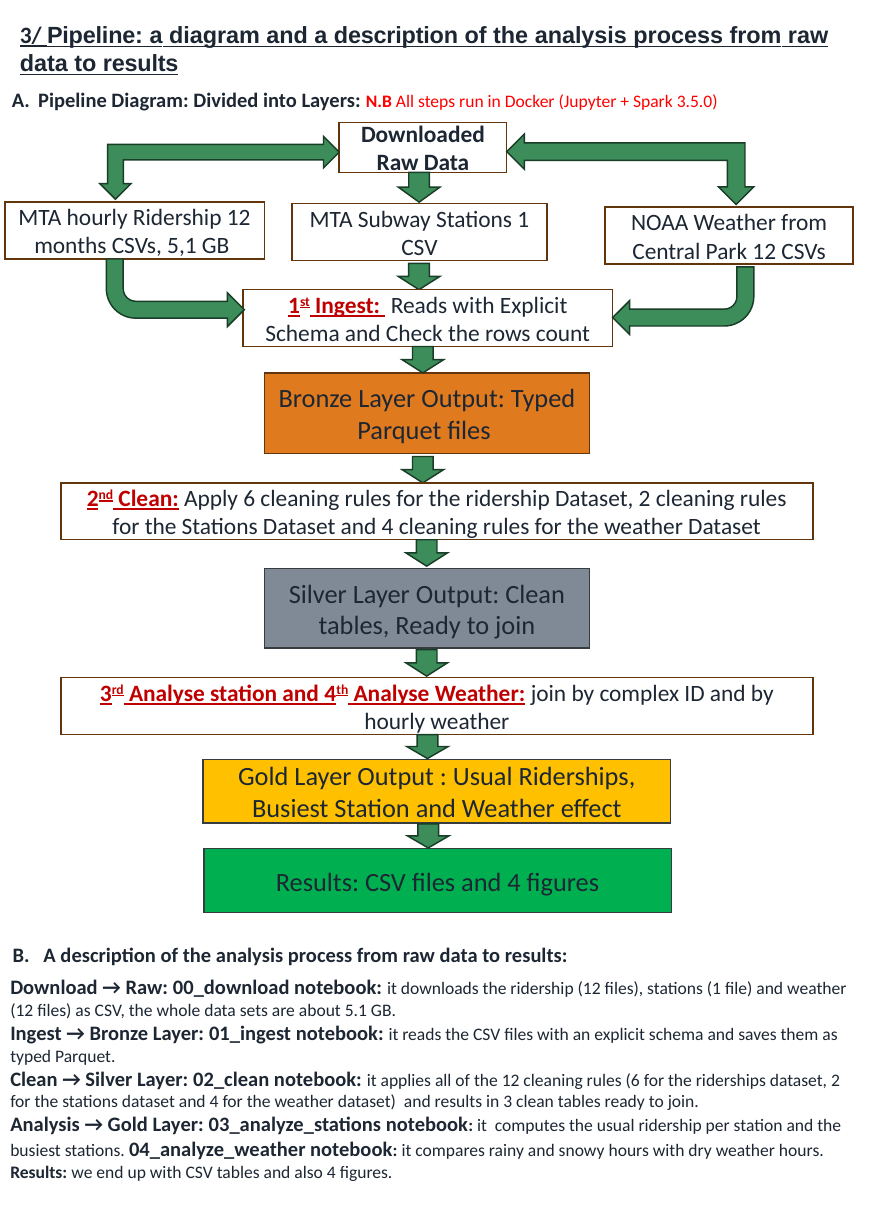
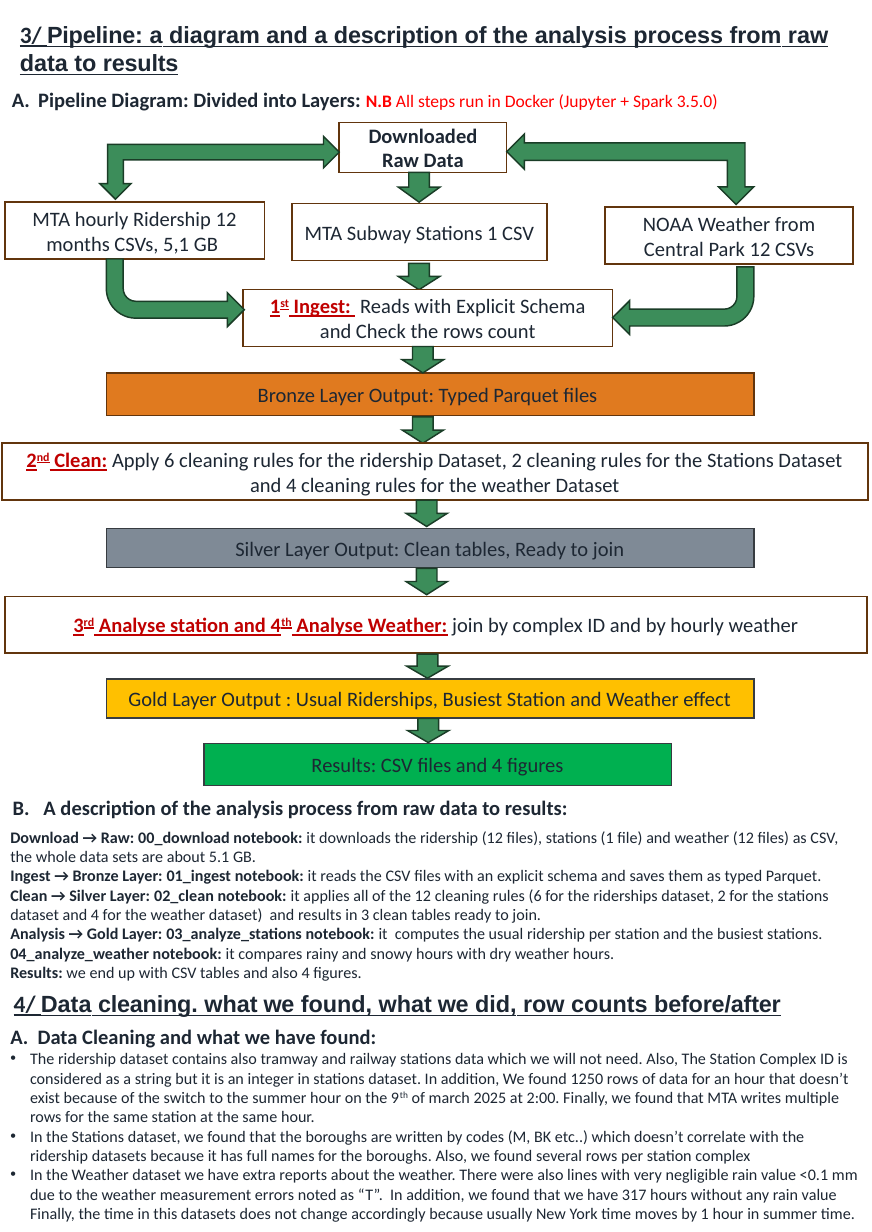
Before and after one commit to oussama-sbaa1/DPA_Project_NYC_SUBWAY, a slide deck: slide 2 of report/NYC_Subway_Part1_Delivrable_Report_V2.pptx. Drawn at 872x1232 pixels with LibreOffice and Linux fonts; fonts in the diff are those of the drawing. Boxes give left, top, right and bottom in pixels: in the first picture for what was removed or moved away, otherwise in the second. Text is boxed around its words. In the diff, an @@ line names an element or a change of style, - is before the commit and + after.

```diff
--- a/report/NYC_Subway_Part1_Delivrable_Report_V2.pptx
+++ b/report/NYC_Subway_Part1_Delivrable_Report_V2.pptx
@@ rectangle "Bronze Layer Output: Typed Parquet ...": place and size @@
-rectangle "Bronze Layer Output: Typed Parquet ..." at bbox=[265, 373, 590, 454]
+rectangle "Bronze Layer Output: Typed Parquet ..." at bbox=[106, 373, 754, 415]
@@ down arrow: place and size @@
-down arrow at bbox=[402, 457, 443, 483]
+down arrow at bbox=[402, 418, 443, 444]
@@ rectangle "2nd Clean: Apply 6 cleaning ...": place and size @@
-rectangle "2nd Clean: Apply 6 cleaning ..." at bbox=[61, 483, 813, 540]
+rectangle "2nd Clean: Apply 6 cleaning ..." at bbox=[2, 444, 868, 501]
@@ down arrow: place and size @@
-down arrow at bbox=[406, 540, 447, 566]
+down arrow at bbox=[406, 501, 447, 527]
@@ size 18 to 14 pt in 4 elements at bbox=[204, 743, 671, 786], bbox=[106, 679, 754, 718], bbox=[106, 373, 754, 415], bbox=[106, 529, 754, 568] @@
@@ rectangle "Silver Layer Output: Clean tables, ...": place and size @@
-rectangle "Silver Layer Output: Clean tables, ..." at bbox=[265, 568, 590, 648]
+rectangle "Silver Layer Output: Clean tables, ..." at bbox=[106, 529, 754, 568]
@@ down arrow: place and size @@
-down arrow at bbox=[406, 650, 447, 676]
+down arrow at bbox=[406, 568, 447, 595]
@@ size 16 to 14 pt in 7 elements at bbox=[340, 122, 507, 173], bbox=[5, 202, 265, 259], bbox=[292, 204, 547, 260], bbox=[605, 208, 853, 265], bbox=[244, 290, 614, 347], bbox=[2, 444, 868, 501], bbox=[5, 597, 868, 654] @@
@@ rectangle "3rd Analyse station and 4th ...": place and size @@
-rectangle "3rd Analyse station and 4th ..." at bbox=[61, 678, 813, 735]
+rectangle "3rd Analyse station and 4th ..." at bbox=[5, 597, 868, 654]
@@ down arrow: place and size @@
-down arrow at bbox=[407, 735, 448, 759]
+down arrow at bbox=[407, 655, 448, 679]
@@ rectangle "Gold Layer Output : Usual ...": place and size @@
-rectangle "Gold Layer Output : Usual ..." at bbox=[204, 760, 671, 825]
+rectangle "Gold Layer Output : Usual ..." at bbox=[106, 679, 754, 718]
@@ down arrow: place and size @@
-down arrow at bbox=[408, 825, 449, 849]
+down arrow at bbox=[408, 719, 449, 743]
@@ rectangle "Results: CSV files and 4 ...": place and size @@
-rectangle "Results: CSV files and 4 ..." at bbox=[204, 849, 671, 913]
+rectangle "Results: CSV files and 4 ..." at bbox=[204, 743, 671, 786]
@@ text "B. A description of the ...": place and size @@
-text "B. A description of the ..." at bbox=[13, 947, 568, 966]
+text "B. A description of the ..." at bbox=[13, 800, 568, 819]
@@ text "Download → Raw: 00_download notebook: ...": place and size @@
-text "Download → Raw: 00_download notebook: ..." at bbox=[10, 979, 846, 1181]
+text "Download → Raw: 00_download notebook: ..." at bbox=[10, 831, 838, 981]
@@ text "Download → Raw: 00_download notebook: ..." at bbox=[10, 831, 838, 981]: size 14 to 11 pt in "Download → Raw: 00_download notebook:", "Ingest → Bronze Layer: 01_ingest notebook:", "Clean → Silver Layer: 02_clean notebook:", "Analysis → Gold Layer: 03_analyze_stations notebook: 04_anal ..."; size 12 to 11 pt in "it downloads the ridership (12 files), stations ...", "it reads the CSV files with an ...", "it applies all of the 12 cleaning ...", "notebook: it computes the usual ridership per ..." and 1 more places @@
@@ text added at bbox=[14, 995, 781, 1017], 16 pt, text #1D2733, bold, underline @@
+4/ Data cleaning. what we found, what we did, row counts before/after
@@ text added at bbox=[10, 1029, 858, 1222], 11 pt, text #1D2733 @@
+A. Data Cleaning and what we have found:
+• The ridership dataset contains also tramway and railway stations data which we will not need. Also, The Station Complex ID is considered as a string but it is an integer in stations dataset. In addition, We found 1250 rows of data for an hour that doesn’t exist because of the switch to the summer hour on the 9th of march 2025 at 2:00. Finally, we found that MTA writes multiple rows for the same station at the same hour.
+• In the Stations dataset, we found that the boroughs are written by codes (M, BK etc..) which doesn’t correlate with the ridership datasets because it has full names for the boroughs. Also, we found several rows per station complex
+• In the Weather dataset we have extra reports about the weather. There were also lines with very negligible rain value <0.1 mm due to the weather measurement errors noted as “T”. In addition, we found that we have 317 hours without any rain value Finally, the time in this datasets does not change accordingly because usually New York time moves by 1 hour in summer time.
```
Also in this commit, not shown: 1 other slide changed, 1 slide removed.
